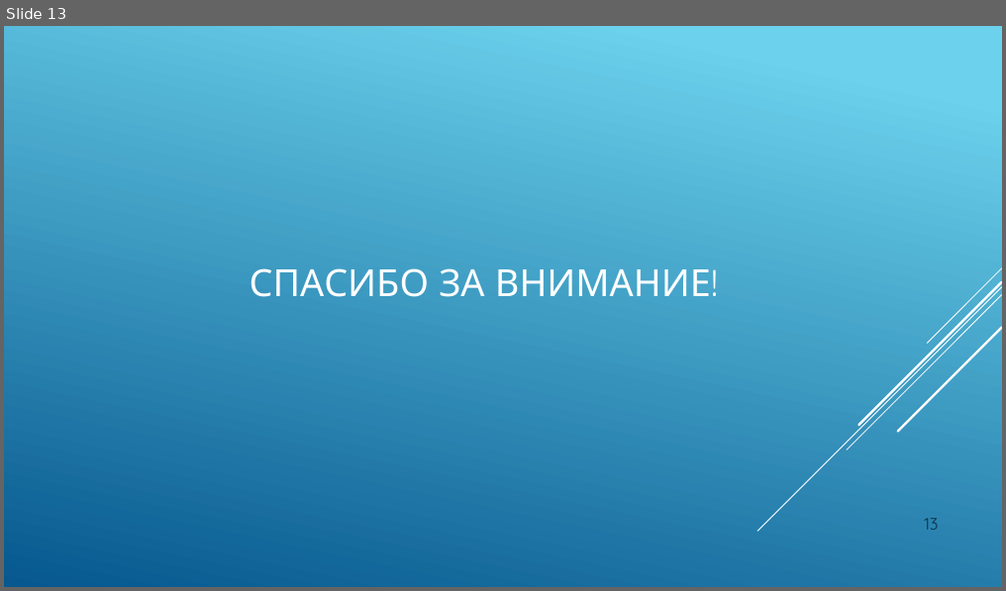
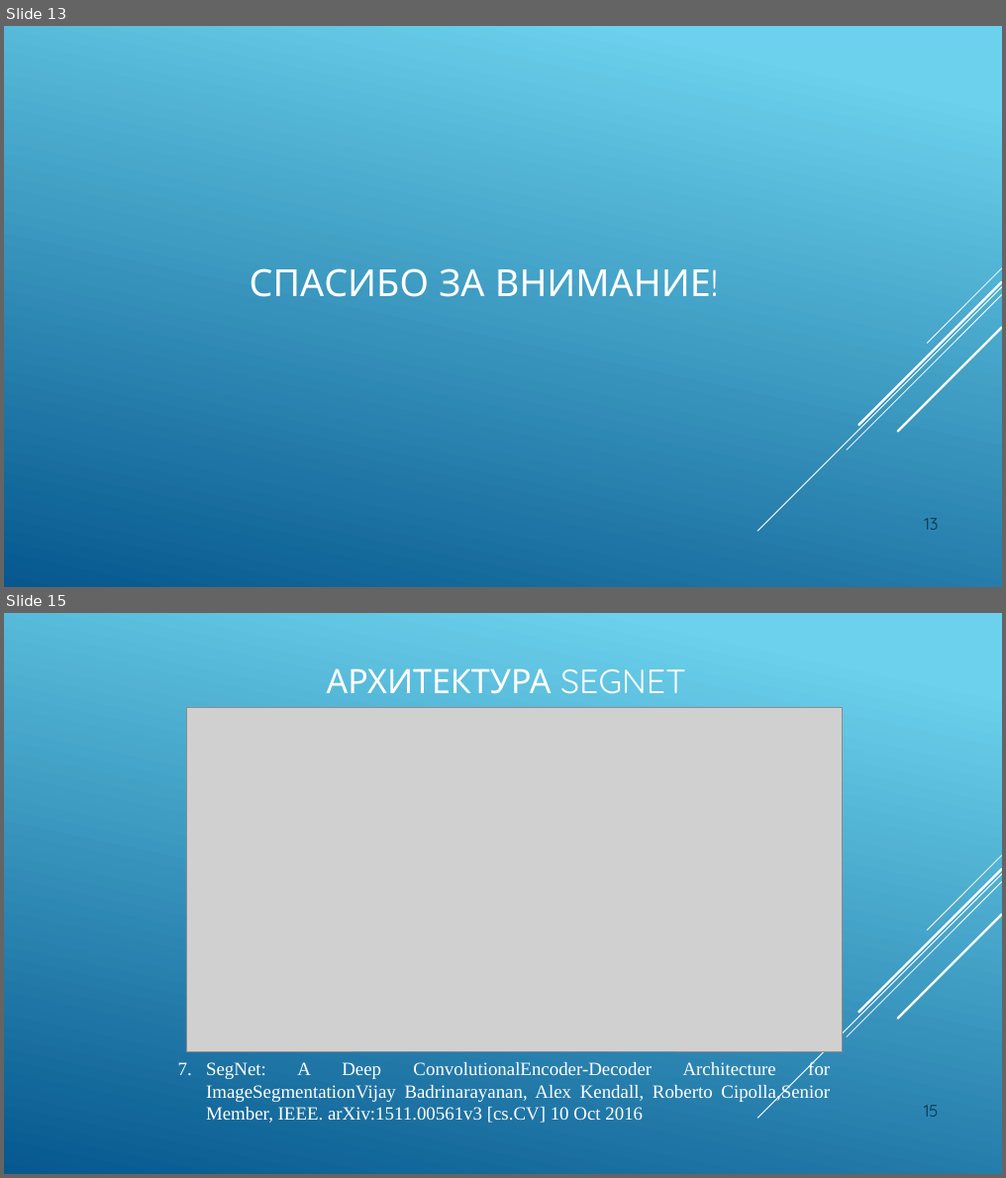
Before and after one commit to JacKira/Airbus_ship_detection, a slide deck: Отчет/ВКР презентация.pptx. Shown one above the other, each under a label of ours: slide 13 before the commit, slides 13 and 15 after it; the slides between them are not shown. The pictures are 1006x591 and 1006x1178 pixels, drawn with LibreOffice and Linux fonts; fonts in the diff are those of the drawing; grey boxes stand for pictures. Boxes give left, top, right and bottom in pixels: in the first picture for what was removed or moved away, otherwise in the second. Text is boxed around its words. In the diff, an @@ line names an element or a change of style, - is before the commit and + after.

```diff
--- a/Отчет/ВКР презентация.pptx
+++ b/Отчет/ВКР презентация.pptx
@@ slide 15 added at [4,613,1002,1174], background gradient #6ED2EB to #06588E; not listed: 5 template elements that a slide beside it also shows @@
@@ title added at [327,668,686,694], 32.4 pt, text #FFFFFF @@
+АРХИТЕКТУРА SEGNET
@@ picture added at [187,708,842,1052] @@
@@ text added at [206,1061,830,1123], 18 pt, text #FFFFFF @@
+7. SegNet: A Deep ConvolutionalEncoder-Decoder Architecture for ImageSegmentationVijay Badrinarayanan, Alex Kendall, Roberto Cipolla,Senior Member, IEEE. arXiv:1511.00561v3 [cs.CV] 10 Oct 2016
@@ page number added at [924,1105,939,1117], 16 pt, text #0A304A @@
+15
```
Also in this commit, not shown: 8 slides changed, 3 other slides added, 1 other file.
